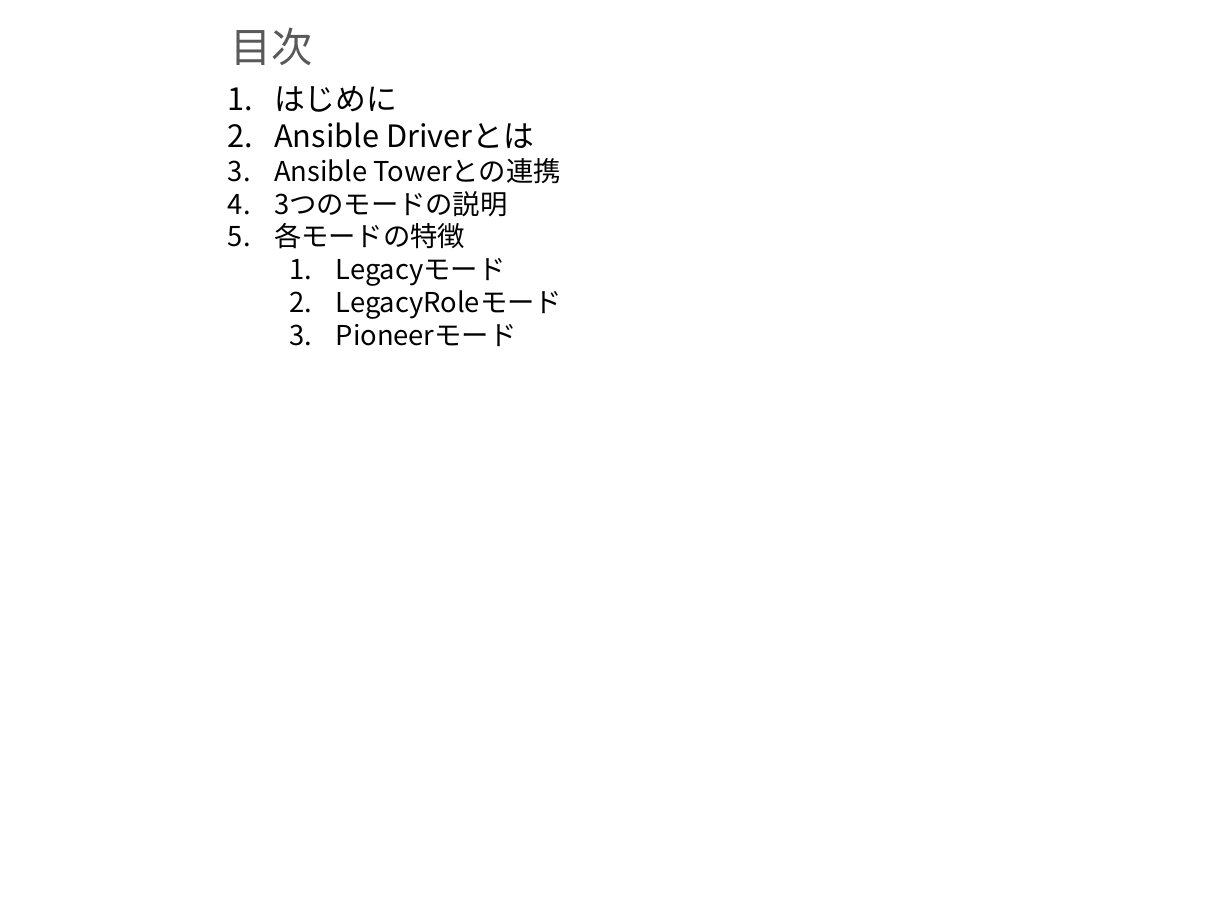
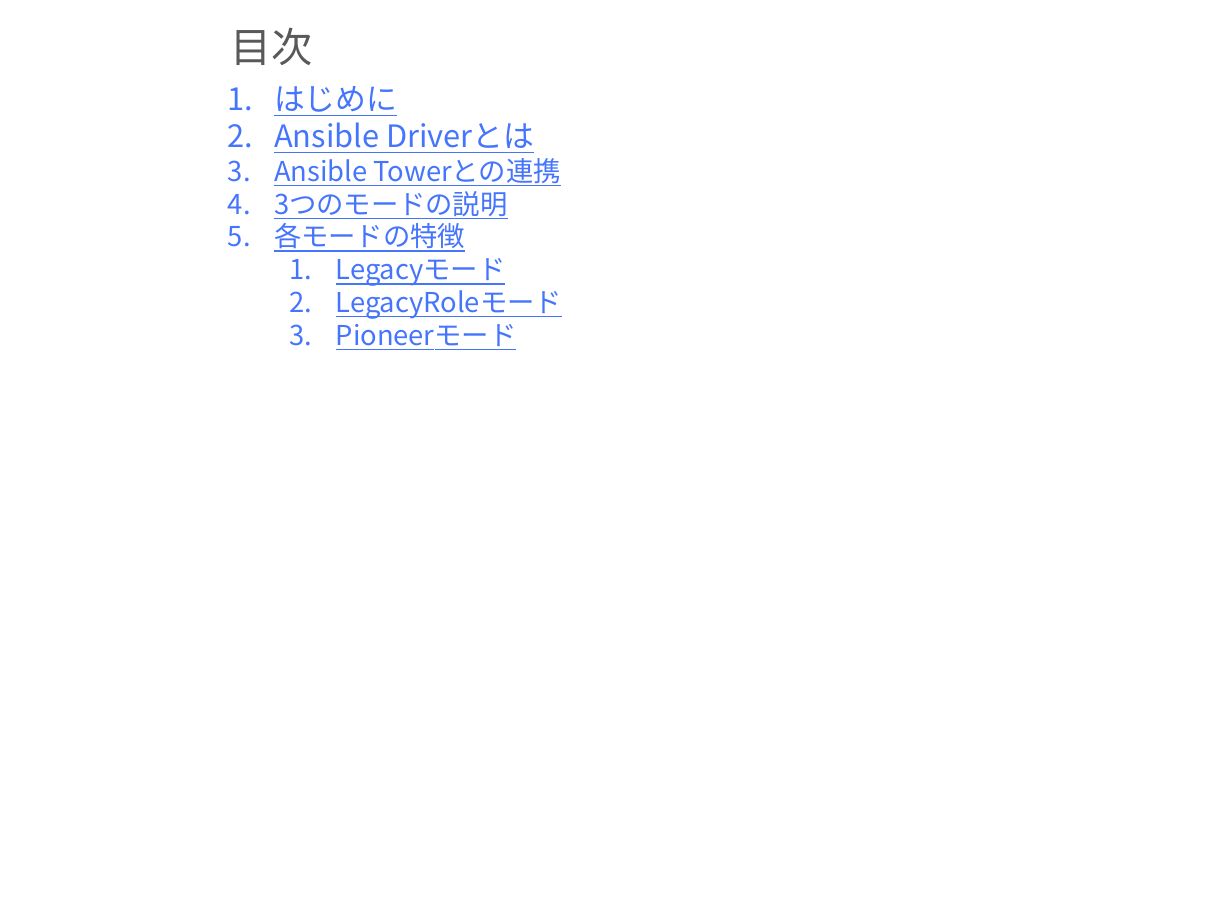
Before and after one commit to exastro-suite/it-automation-docs, a slide deck: slide 2 of asset/Learn_ja/ITA-Ansible-Driver_ja.pptx. Drawn at 1232x924 pixels with LibreOffice and Linux fonts; fonts in the diff are those of the drawing; background and template pictures are left out. Boxes give left, top, right and bottom in pixels: in the first picture for what was removed or moved away, otherwise in the second. Text is boxed around its words. In the diff, an @@ line names an element or a change of style, - is before the commit and + after.

Commit message:
modified ITA-Ansible-Driver

```diff
--- a/asset/Learn_ja/ITA-Ansible-Driver_ja.pptx
+++ b/asset/Learn_ja/ITA-Ansible-Driver_ja.pptx
@@ text "はじめに" at box(274, 86, 562, 350): text colour #000000 to #4575FD, underline on @@
```
Also in this commit, not shown: 8 other slides changed, 1 slide added, 1 other file.
